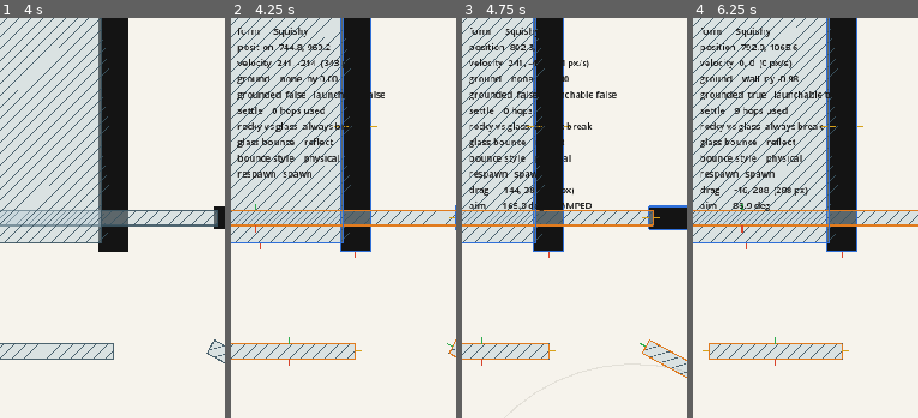
Above: before the commit, frames 1-4 (left to right).
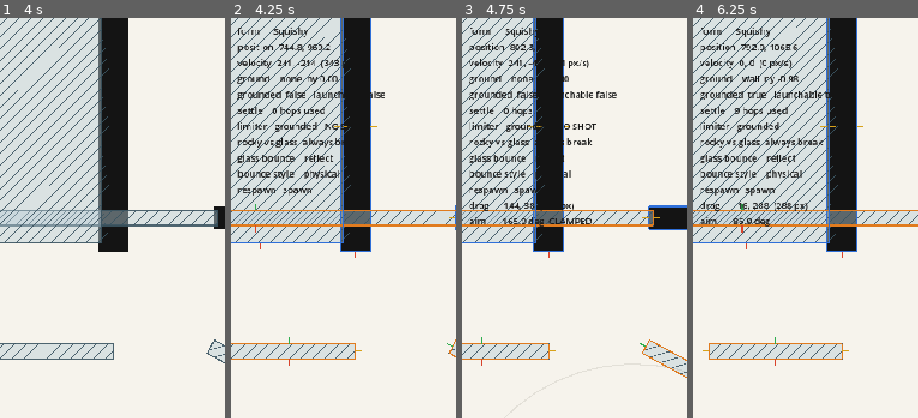
Above: after the commit, the same moments.

Repository: daveeexperiments/Project-Juice
Game: Godot game, scene res://levels/test_room.tscn
The game is run twice, just before and just after one commit, with the same random seed, the same clock (stepped at 60 frames per second) and the same inputs.
Inputs (mouse positions are % of the whole screen's width and height, from its top left):
- Up to frame 1 (4 s): tap Enter at 0.5 s; move the mouse to (72, 45) at 0.52 s; hold Shift (aim_snap) 0.53-1.25 s; click (72, 45) at 0.67 s; drag from (30, 55) to (45, 70) at 1.27 s; move the mouse to (60, 28) at 2.02 s; hold Shift (aim_snap) 2.03-2.75 s; click (60, 28) at 2.17 s; drag from (45, 70) to (20, 35) at 2.77 s; move the mouse to (80, 65) at 3.52 s; hold Shift (aim_snap) from 3.53 s (still down); click (80, 65) at 3.67 s
- Up to frame 2 (4.25 s): keep holding Shift (aim_snap); tap F1 (toggle_debug) at 4.15 s
- Up to frame 3 (4.75 s): release Shift (aim_snap) at 4.25 s; drag from (20, 35) to (35, 25) at 4.27 s
- Up to frame 4 (6.25 s): move the mouse to (55, 50) at 5.02 s; hold Shift (aim_snap) 5.03-5.75 s; click (55, 50) at 5.17 s; drag from (35, 25) to (30, 55) at 5.77 s
The pictures show only the part of the screen within x 0-50%, y 0-50%; the shares and areas given below are measured in that part.

Frame 1 is identical in both runs. In frame 2, 2.2% of the frame differs, in the area x 2-54%, y 26-45%; in frame 3, 2.7%; in frame 4, 3.2%, in the area x 3-59%, y 26-53%.

Commit message:
Port flags.cablesAreCheckpoints; document phase 3 in PORTING.md and README
The last piece of phase-3 logic: a rope the ball has come to REST in can be a
checkpoint in its own right. Resting rather than merely touching -- a rope you
bounced off on the way past is not somewhere to come back to. Off in the
shipped tuning, which is why cables are a route and not a safety net.

PORTING.md now grades every phase-3 system, because phases 1 and 2 were
transcribed from the Phaser source and phase 3 could not be: the source is not
in this repository and was not reachable from the session. What stood in for it
was the full tuning contract plus the already-ported code, which in places
described the missing systems precisely.

  transcribed    the Phaser code was readable, directly or through code
                 already ported from it            -- trampolines
  derived        keys and architecture pin it down -- the limiter, fans
  reconstructed  keys name the model, not its
                 arithmetic                        -- cables, the lever

It also lists, in priority order, the five places a test can only prove the
code self-consistent and not faithful: lever.pivotFriction and torqueScale
(the plank saturates at scale 1, so torqueScale looks like a units bridge),
fans.sustain, the cable throw's use of softness and impactBonus, whether
Phaser folds the fan into a gravity scale as a phase-1 comment claims, and the
squishy trampolineBounce/launchesOffTrampoline overlap.

Tuning coverage 171 of 250 values, up from 149. The 79 left are the juice,
audio and pickups layers, level generation, three trampoline idle-animation
keys, and cables.clearAbove/clearBelow -- left unmapped deliberately so they
read as "not ported" rather than being bent into a collision role where a
128 px band would be satisfied by every 17 px contact.

README gains the four limiter modes, the per-ball surface matrix that is the
actual game, and a third rule: a prediction must not touch the world.

81 checks pass.

Co-Authored-By: Claude Opus 5 <noreply@anthropic.com>
Claude-Session: https://claude.ai/code/session_017fXLhY6geffnjy9XV4iuXN

Diff:
--- a/core/ball_sim.gd
+++ b/core/ball_sim.gd
@@ -9,13 +9,18 @@
 ## new force, bounce rule or surface goes in here, never in the ball node or the preview alone.
 ##
 ## The order of operations matters and is kept identical to the Phaser version:
-##   gravity -> air drag -> rolling friction -> speed cap -> substepped movement with spike sweep
-##   and contact resolution -> pending lift -> pass-through drag -> support probe -> roll-off ->
-##   settle re-arm -> spin.
-##
-## Phase 2 scope: polygon terrain, glass (all five rocky modes, both bounce modes, the rising
-## assist) and spikes. Fans, trampolines, cables, levers and pickups are later phases; where the
-## Phaser step calls into them, the call site is marked.
+##   moving actors -> fans -> gravity -> air drag -> rolling friction -> speed cap -> substepped
+##   movement with spike sweep and contact resolution -> pending lift -> pass-through drag ->
+##   support probe -> roll-off -> cable centring -> settle re-arm -> spin.
+##
+## Scope after phase 3: polygon terrain, glass (all five rocky modes, both bounce modes, the
+## rising assist), spikes, trampolines, fans, cables and levers. Pickups and the juice layer are
+## still to come.
+##
+## THE OTHER RULE, which phase 3 made load-bearing: the moving actors (cables and levers) are
+## advanced ONCE per step, at the top, never inside the substep loop. Stepped per substep they
+## would advance further for a fast ball than a slow one, and the ghost would drift from the ball
+## even though both run this same function.
 
 ## How many push-out passes per substep. Enough for a ball wedged into a corner.
 const RESOLVE_PASSES: int = 4
--- a/debug/debug_overlay.gd
+++ b/debug/debug_overlay.gd
@@ -80,6 +80,12 @@
 	lines.append("ground    %s  ny %.2f" % [SurfaceKind.to_name(s.ground_material), s.ground_ny])
 	lines.append("grounded  %s   launchable %s" % [str(_ball.grounded), str(_ball.on_launchable_ground)])
 	lines.append("settle    %d hops used" % s.settle_hops)
+	# The limiter's own line. The HUD is deliberately not ported, so F1 is the only place charges,
+	# heat or a worn band are visible at all.
+	lines.append("limiter   %s%s" % [
+		_ball.limiter.describe(),
+		"" if _ball.can_launch_now else "   NO SHOT",
+	])
 	var t: TuningData = TuningData.get_active()
 	lines.append("rocky vs glass  %s" % ROCKY_MODE_NAMES[clampi(t.glass_rocky_mode, 0, 4)])
 	lines.append("glass bounce    %s" % ("boost" if t.glass_bounce_mode == 1 else "reflect"))
--- a/levels/level.gd
+++ b/levels/level.gd
@@ -229,6 +229,18 @@
 		if Vector2(ball.state.x, ball.state.y).distance_to(flag.global_position) <= reach:
 			flag.activated = true
 			GameState.respawn_point = flag.respawn_point()
+	_check_cable_checkpoint()
+
+
+## A rope the ball has come to rest in can be a checkpoint in its own right, when
+## `flags.cablesAreCheckpoints` says so (off in the shipped tuning). It has to be RESTING rather
+## than merely touching: a rope you bounced off on the way past is not somewhere to come back to.
+func _check_cable_checkpoint() -> void:
+	if not TuningData.get_active().flags_cables_are_checkpoints:
+		return
+	if ball.state.ground_material != SurfaceKind.CABLE:
+		return
+	GameState.respawn_point = Vector2(ball.state.x, ball.state.y + ball.radius)
 
 
 ## Back to the last raised flag (or the spawn), with everything reset. `R` does this too.
--- a/tests/run_tests.gd
+++ b/tests/run_tests.gd
@@ -18,6 +18,16 @@
 ##  4. SPIKES. Triggered from every side and at maximum speed, including a sweep that would skip
 ##     a thin strip with a point-in-time check.
 ##  5. RESPAWN. Always the most recently raised flag.
+##  6. THE GHOST DOES NOT TOUCH THE LEVEL. Cables and levers are the first actors the ball can
+##     move, so a prediction could move them by accident. If drawing a preview swung the real
+##     ropes or tipped the real planks, merely aiming would rearrange the level and change where
+##     the shot went. Checked knot by knot and angle by angle, and together with (1) for every
+##     new actor: the ghost must leave the world alone AND still match the ball exactly.
+##  7. THE PER-BALL SPLIT. Each surface is a route for one ball and an obstacle for the other --
+##     glass and cables for the squishy ball, trampolines for the rocky one, fans for the squishy
+##     one. These are the checks that would catch the two forms being accidentally made alike.
+##  8. THE LIMITER. All four modes gate and scale launches as specified, and heat in particular
+##     never refuses a shot -- it only weakens it.
 
 const TOLERANCE: float = 0.0001
 
@@ -26,7 +36,7 @@
 
 
 func _initialize() -> void:
-	print("Project Juice -- phase 2 tests\n")
+	print("Project Juice -- phase 3 tests\n")
 	var world: StepWorld = _build_test_world()
 
 	print(" prediction")
--- a/tuning/tuning_data.gd
+++ b/tuning/tuning_data.gd
@@ -272,6 +272,9 @@
 @export_range(0.0, 1.5, 0.05) var spikes_respawn_delay: float = 0.35
 ## How close the ball must come to raise a flag (px beyond its own radius).
 @export_range(0.0, 120.0, 2.0) var flags_touch_radius: float = 26.0
+## On: a rope the ball has come to REST in is a checkpoint in its own right. Off in the shipped
+## tuning, which is why cables are a route rather than a safety net.
+@export var flags_cables_are_checkpoints: bool = false
 
 # ---------------------------------------------------------------- fans
 
@@ -691,6 +694,7 @@
 	"spikes.graceSeconds": "spikes_grace_seconds",
 	"spikes.respawnDelay": "spikes_respawn_delay",
 	"flags.touchRadius": "flags_touch_radius",
+	"flags.cablesAreCheckpoints": "flags_cables_are_checkpoints",
 	"camera.climbOffset": "camera_climb_offset",
 	"camera.followLerp": "camera_follow_lerp",
 	"camera.fallLookAhead": "camera_look_ahead",
Not shown, changed: docs/unmapped_tuning_keys.txt
Not shown, changed: README.md
Not shown, changed: docs/PORTING.md
